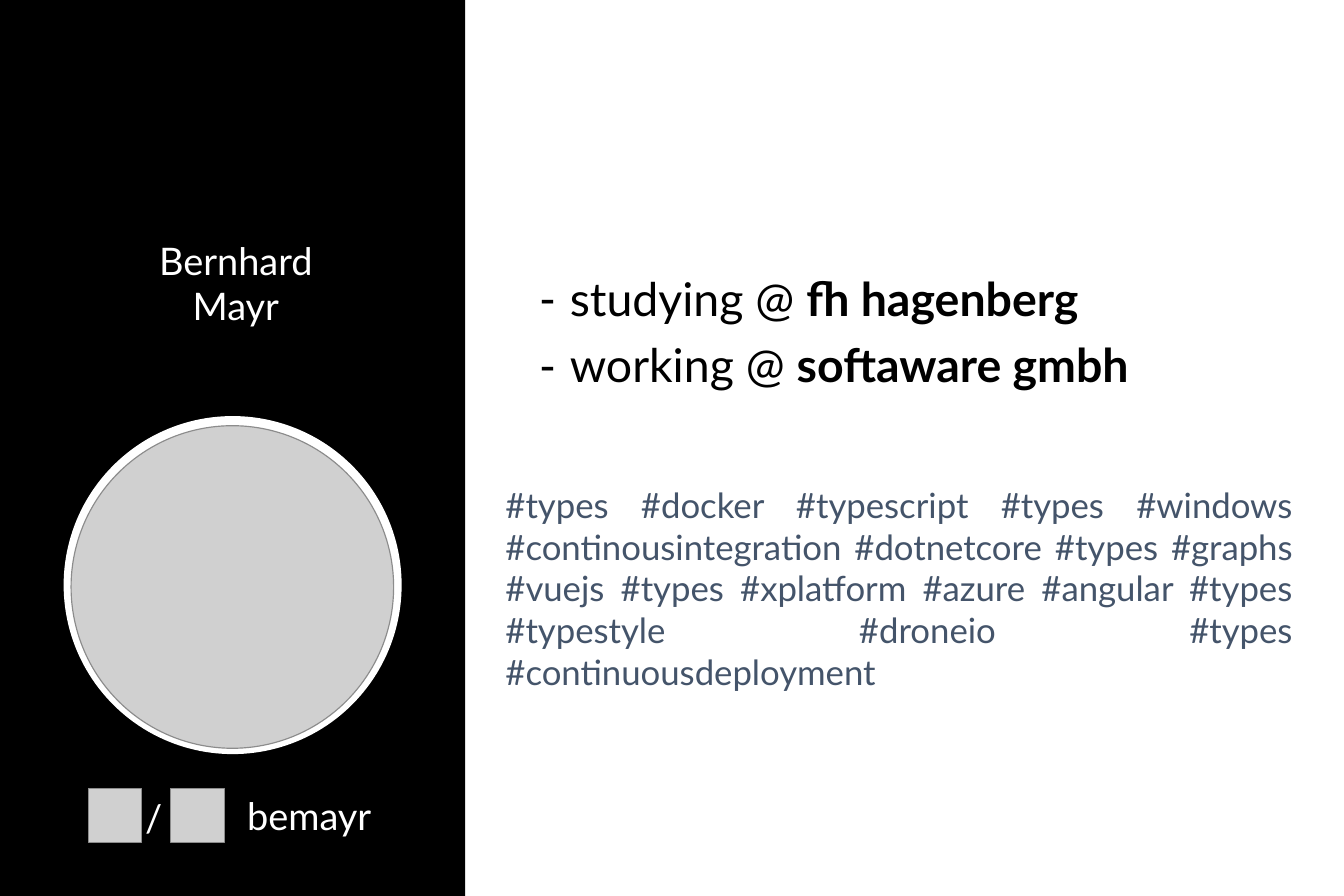
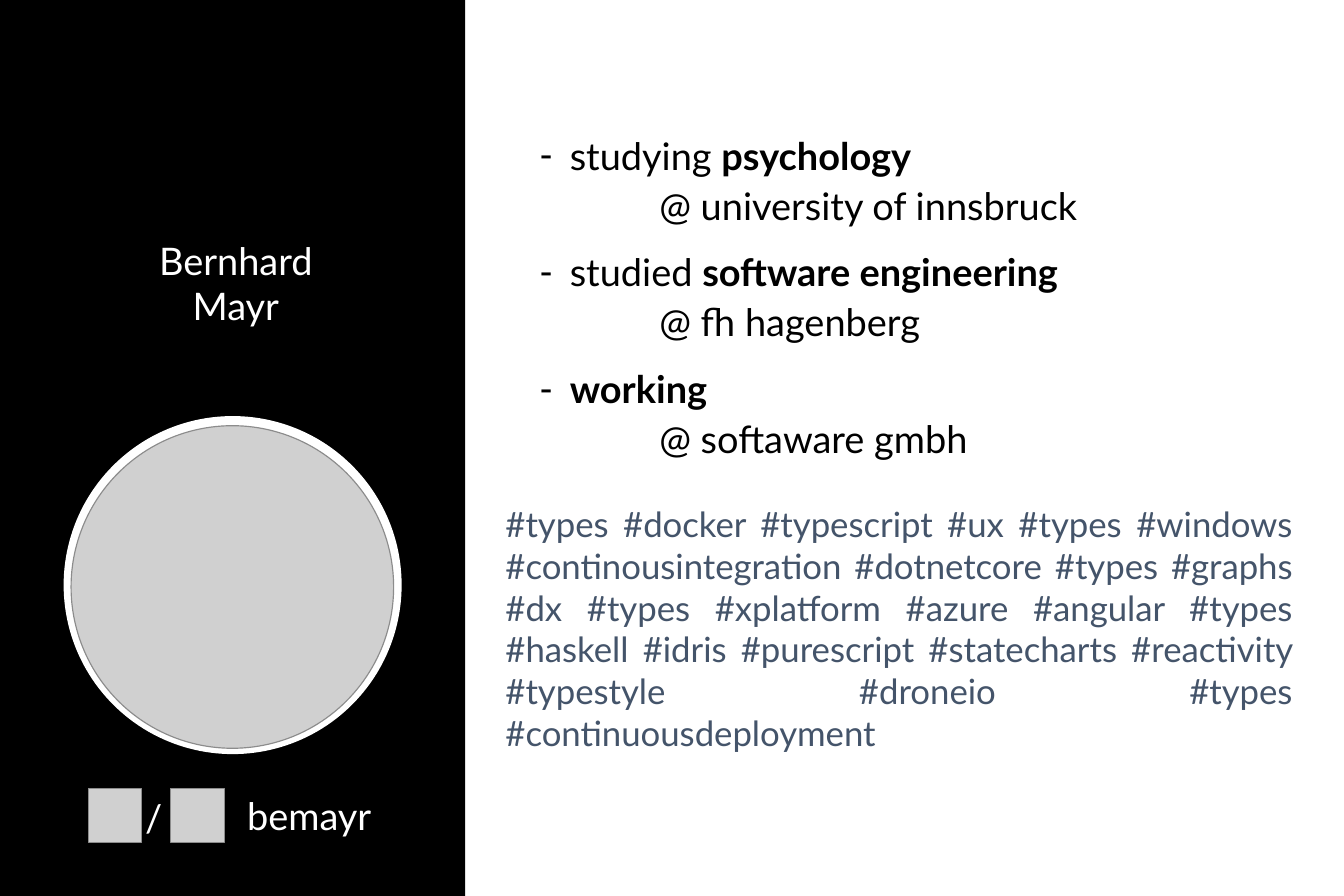
Before and after one commit to bemayr/talk.intro-to-cyclejs, a slide deck: slide 6 of slides.pptx (slide 5 before the commit). Drawn at 1344x896 pixels with LibreOffice and Linux fonts; fonts in the diff are those of the drawing; grey boxes stand for pictures. Boxes give left, top, right and bottom in pixels: in the first picture for what was removed or moved away, otherwise in the second. Text is boxed around its words. In the diff, an @@ line names an element or a change of style, - is before the commit and + after.

Commit message:
updated slides

```diff
--- a/slides.pptx
+++ b/slides.pptx
@@ text "studying psychology @ university of ...": place and size @@
-text "studying psychology @ university of ..." at (570, 281, 1129, 391)
+text "studying psychology @ university of ..." at (570, 141, 1077, 460)
@@ text at (570, 141, 1077, 343): text changed; size 29.4 to 24 pt; bold off @@
-– studying @ fh hagenberg
+– studying psychology
+  @ university of innsbruck
+– studied software engineering
+  @ fh hagenberg
@@ text at (570, 374, 967, 460): size 29.4 to 24 pt in "working @ softaware gmbh"; bold on in "working"; bold off in "softaware gmbh"; line spacing 0.9 to 1.1 @@
@@ text at (505, 511, 1293, 752): text changed @@
-#types #docker #typescript #types #windows #continousintegration #dotnetcore #types #graphs #vuejs #types #xplatform #azure #angular #types #typestyle #droneio #types #continuousdeployment
+#types #docker #typescript #ux #types #windows #continousintegration #dotnetcore #types #graphs #dx #types #xplatform #azure #angular #types #haskell #idris #purescript #statecharts #reactivity #typestyle #droneio #types #continuousdeployment
```
Also in this commit, not shown: 3 other slides changed, 5 slides added, 3 slides removed.
